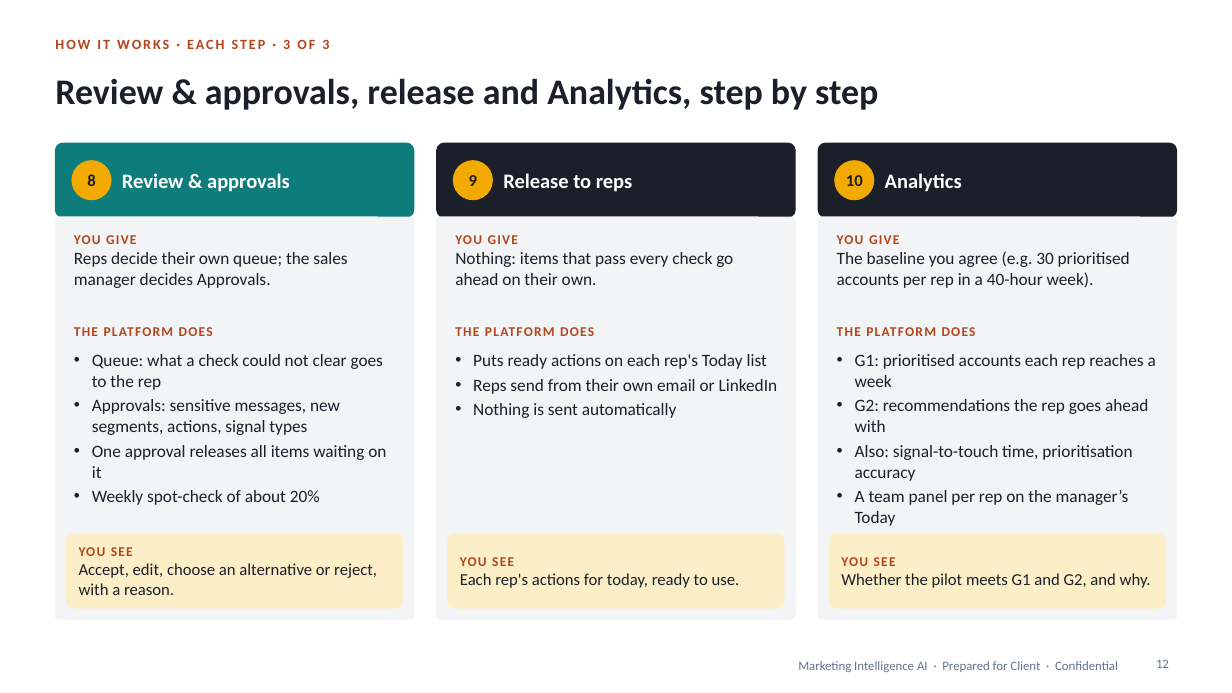
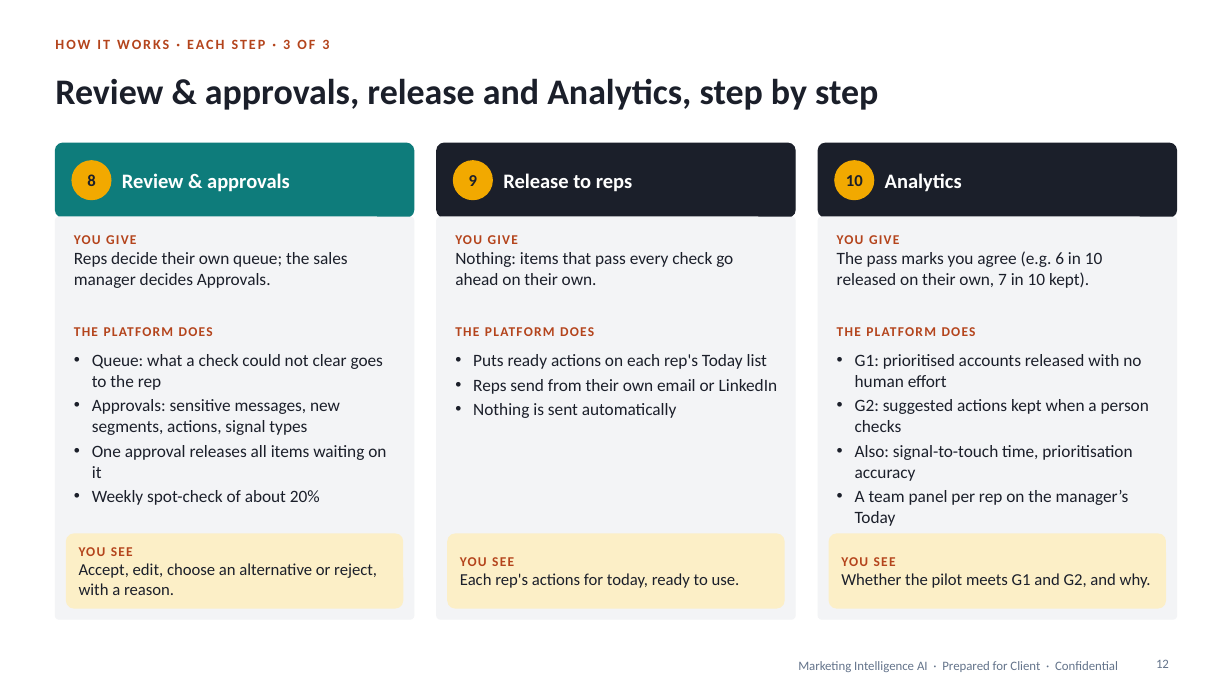
Before and after one commit to shantanusharma-commits/Demand-AI---POC, a slide deck: slide 12 of proposal/Marketing_Intelligence_AI_Pilot_Proposal.pptx. Drawn at 1232x693 pixels with LibreOffice and Linux fonts; fonts in the diff are those of the drawing. Boxes give left, top, right and bottom in pixels: in the first picture for what was removed or moved away, otherwise in the second. Text is boxed around its words. In the diff, an @@ line names an element or a change of style, - is before the commit and + after.

```diff
--- a/proposal/Marketing_Intelligence_AI_Pilot_Proposal.pptx
+++ b/proposal/Marketing_Intelligence_AI_Pilot_Proposal.pptx
@@ text at bbox=[837, 251, 1102, 288]: text changed @@
-The baseline you agree (e.g. 30 prioritised accounts per rep in a 40-hour week).
+The pass marks you agree (e.g. 6 in 10 released on their own, 7 in 10 kept).
@@ text at bbox=[855, 354, 1149, 432]: text changed @@
-• G1: prioritised accounts each rep reaches a week
-• G2: recommendations the rep goes ahead with
+• G1: prioritised accounts released with no human effort
+• G2: suggested actions kept when a person checks
```
Also in this commit, not shown: 5 other slides changed, 3 other files.
